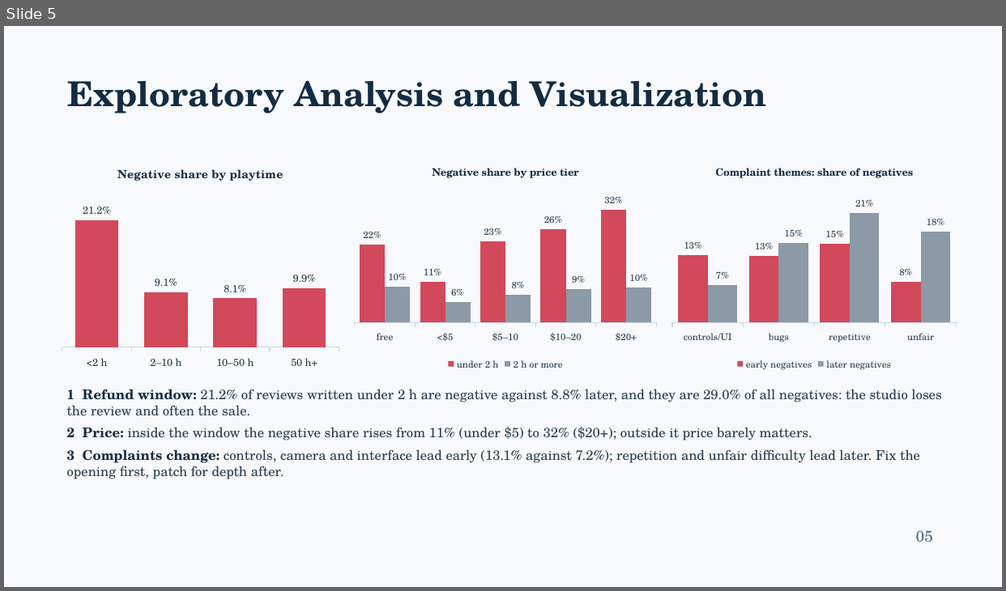
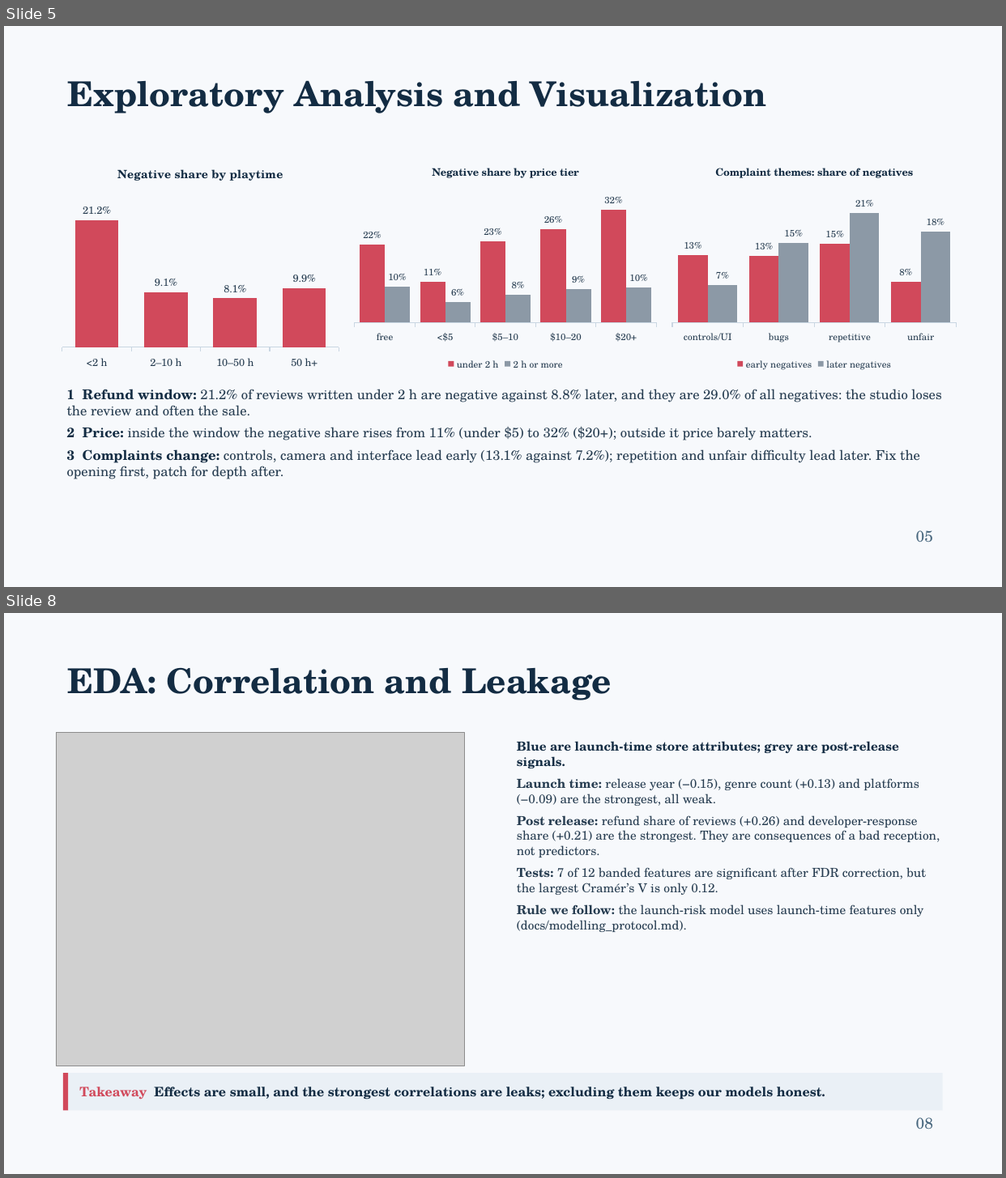
Before and after one commit to Shan713/IndieGuard, a slide deck: slides/review1.pptx. Shown one above the other, each under a label of ours: slide 5 before the commit, slides 5 and 8 after it; the slides between them are not shown. The pictures are 1006x591 and 1006x1178 pixels, drawn with LibreOffice and Linux fonts; fonts in the diff are those of the drawing; grey boxes stand for pictures. Boxes give left, top, right and bottom in pixels: in the first picture for what was removed or moved away, otherwise in the second. Text is boxed around its words. In the diff, an @@ line names an element or a change of style, - is before the commit and + after.

Commit message:
Slides: add four EDA slides, team details and owners, takeaway bars

```diff
--- a/slides/review1.pptx
+++ b/slides/review1.pptx
@@ slide 8 added at (4,613,1002,1174), background #F7F9FC @@
@@ text added at (67,667,611,700), 33 pt, text #132C43, bold @@
+EDA: Correlation and Leakage
@@ picture added at (57,733,464,1066) @@
@@ text added at (517,741,940,932), 12 pt, text #263C50 @@
+Blue are launch-time store attributes; grey are post-release signals.
+Launch time: release year (−0.15), genre count (+0.13) and platforms (−0.09) are the strongest, all weak.
+Post release: refund share of reviews (+0.26) and developer-response share (+0.21) are the strongest. They are consequences of a bad reception, not predictors.
+Tests: 7 of 12 banded features are significant after FDR correction, but the largest Cramér’s V is only 0.12.
+Rule we follow: the launch-risk model uses launch-time features only (docs/modelling_protocol.md).
@@ rectangle added at (63,1073,68,1111), fill #D1495B @@
@@ rectangle added at (68,1073,943,1111), fill #EAF0F6, 12.5 pt, text #132C43, bold @@
+Takeaway Effects are small, and the strongest correlations are leaks; excluding them keeps our models honest.
@@ text added at (916,1118,933,1130), 15 pt, text #48677E @@
+08
```
Also in this commit, not shown: 9 slides changed, 3 other slides added.
